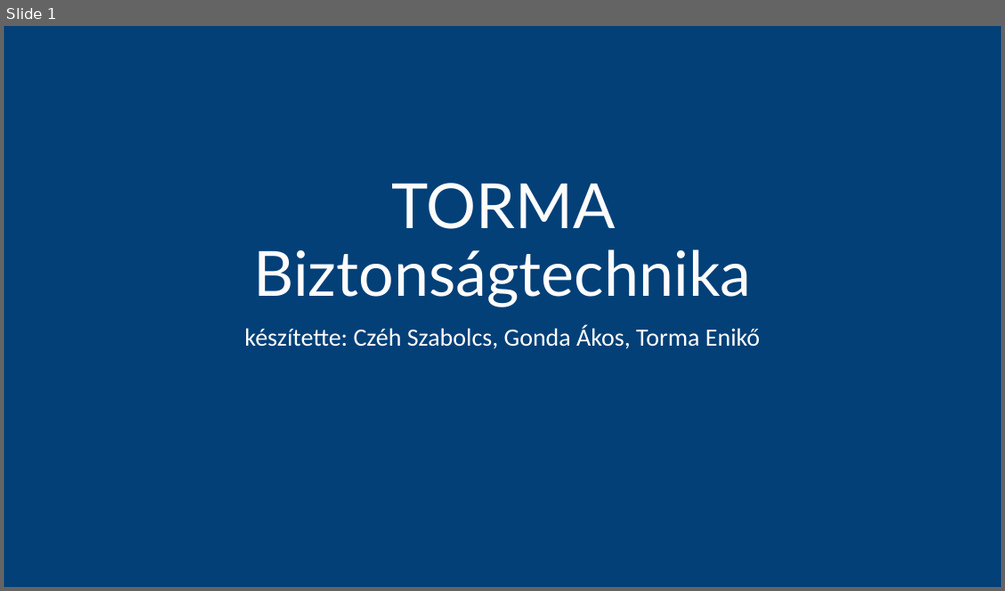
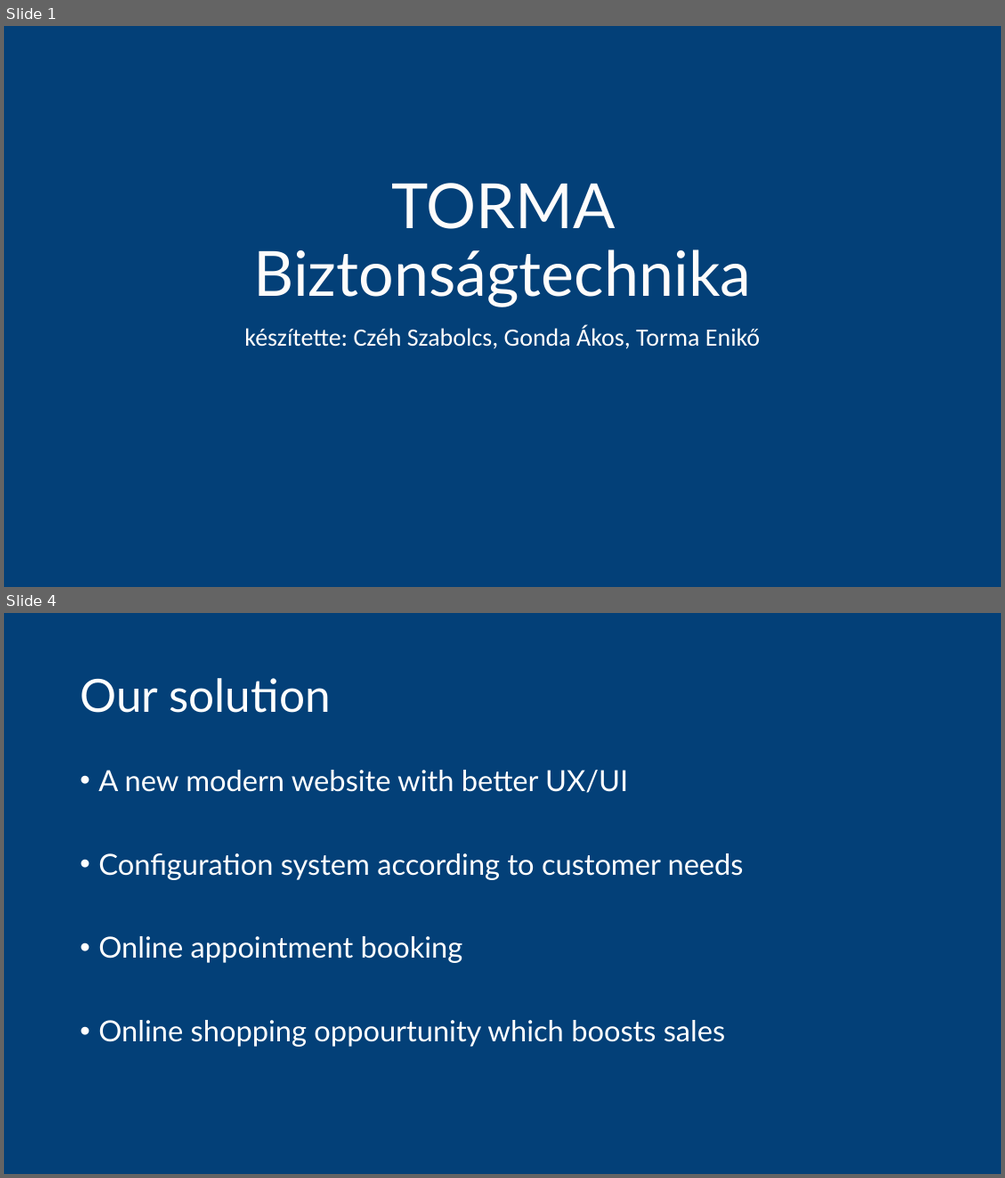
Before and after one commit to maggotstf2/mestermu, a slide deck: documentation/TORMA Biztonságtechnika.pptx. Shown one above the other, each under a label of ours: slide 1 before the commit, slides 1 and 4 after it; the slides between them are not shown. The pictures are 1005x591 and 1005x1178 pixels, drawn with LibreOffice and Linux fonts; fonts in the diff are those of the drawing. Boxes give left, top, right and bottom in pixels: in the first picture for what was removed or moved away, otherwise in the second. Text is boxed around its words. In the diff, an @@ line names an element or a change of style, - is before the commit and + after.

```diff
--- a/documentation/TORMA Biztonságtechnika.pptx
+++ b/documentation/TORMA Biztonságtechnika.pptx
@@ slide 4 added at box(4, 613, 1001, 1174), background #034078 @@
@@ title added at box(80, 678, 330, 713), 44 pt, text #FFFFFF @@
+Our solution
@@ text added at box(98, 770, 744, 1046), 28 pt, text #FFFFFF @@
+• A new modern website with better UX/UI
+• Configuration system according to customer needs
+• Online appointment booking
+• Online shopping oppourtunity which boosts sales
```
Also in this commit, not shown: 3 other slides added.
